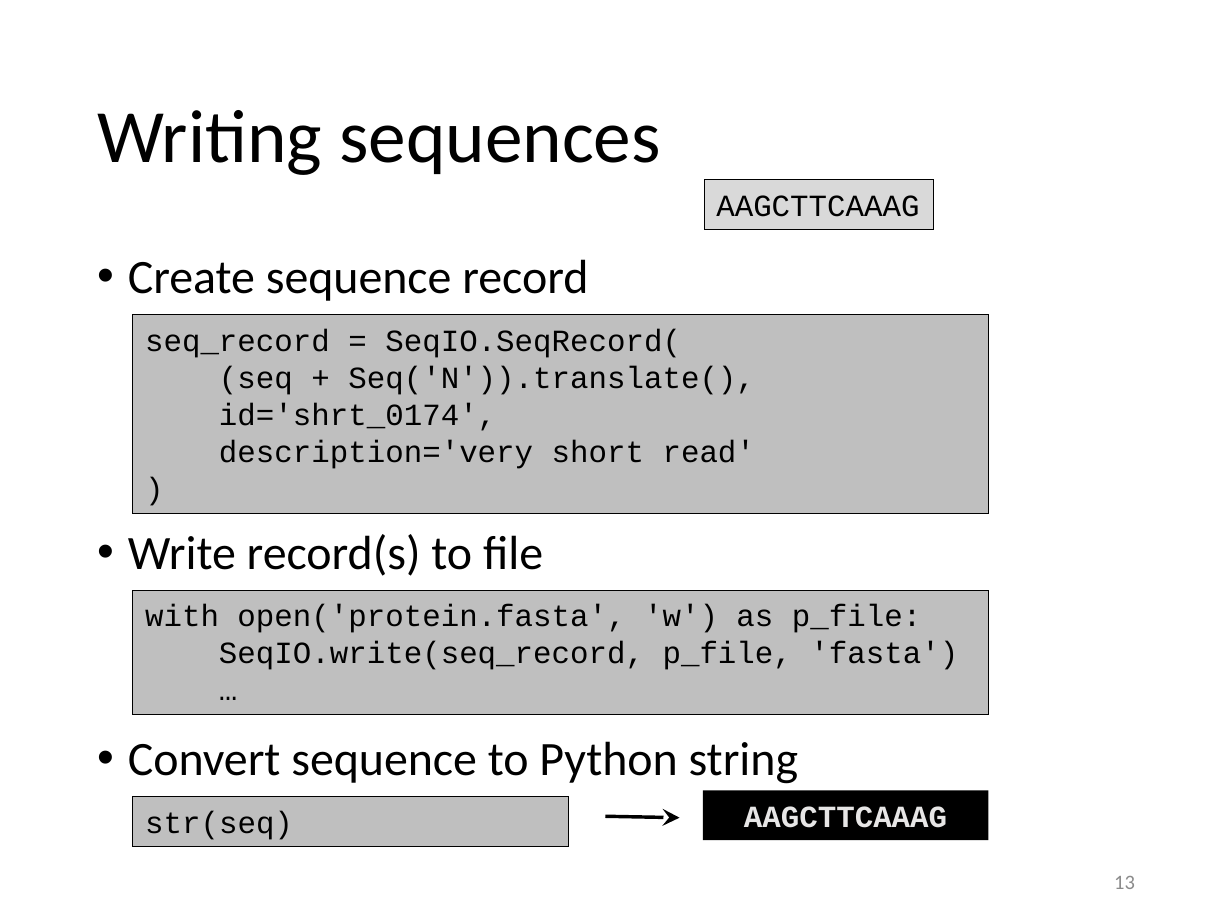
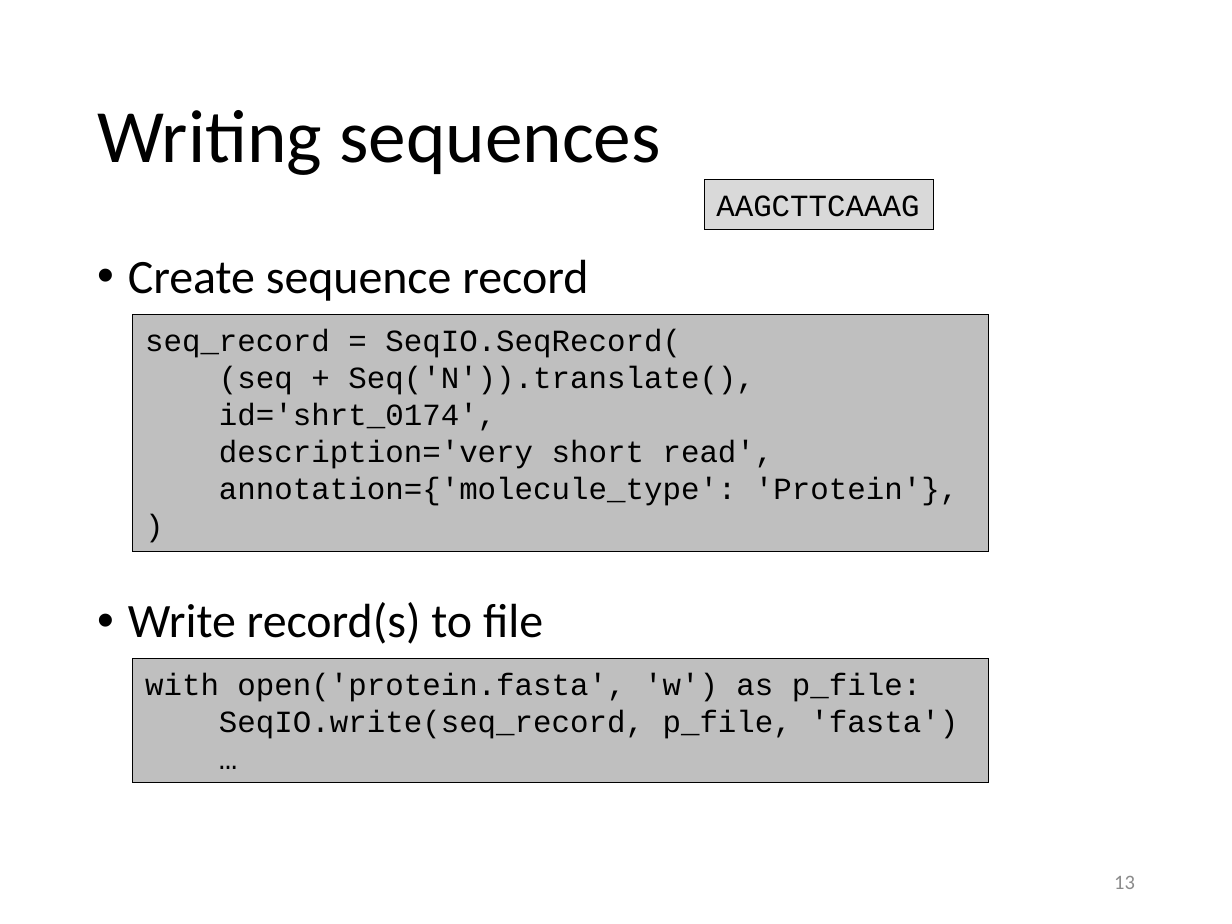
Before and after one commit to gjbex/training-material, a slide deck: slide 13 of Python/biopython.pptx. Drawn at 1232x924 pixels with LibreOffice and Linux fonts; fonts in the diff are those of the drawing. Boxes give left, top, right and bottom in pixels: in the first picture for what was removed or moved away, otherwise in the second. Text is boxed around its words. In the diff, an @@ line names an element or a change of style, - is before the commit and + after.

Commit message:
Adapt slides to BioPython 1.78

```diff
--- a/Python/biopython.pptx
+++ b/Python/biopython.pptx
@@ rectangle "seq_record = SeqIO.SeqRecord( (seq + ...": place and size @@
-rectangle "seq_record = SeqIO.SeqRecord( (seq + ..." at box(133, 315, 988, 515)
+rectangle "seq_record = SeqIO.SeqRecord( (seq + ..." at box(133, 315, 988, 552)
@@ text in rectangle at box(219, 440, 958, 506): text changed @@
-description='very short read'
+description='very short read',
+annotation={'molecule_type': 'Protein'},
@@ rectangle "with open('protein.fasta', 'w') as p_file:": place and size @@
-rectangle "with open('protein.fasta', 'w') as p_file:" at box(133, 590, 988, 715)
+rectangle "with open('protein.fasta', 'w') as p_file:" at box(133, 659, 988, 784)
@@ text at box(128, 741, 798, 784): paragraph removed @@
-• Convert sequence to Python string
@@ rectangle removed at box(133, 797, 568, 846) @@
-str(seq)
@@ rectangle removed at box(703, 791, 989, 840) @@
-AAGCTTCAAAG
@@ arrow removed from (605, 817) to (680, 818) @@
```
Also in this commit, not shown: 4 other slides changed.
